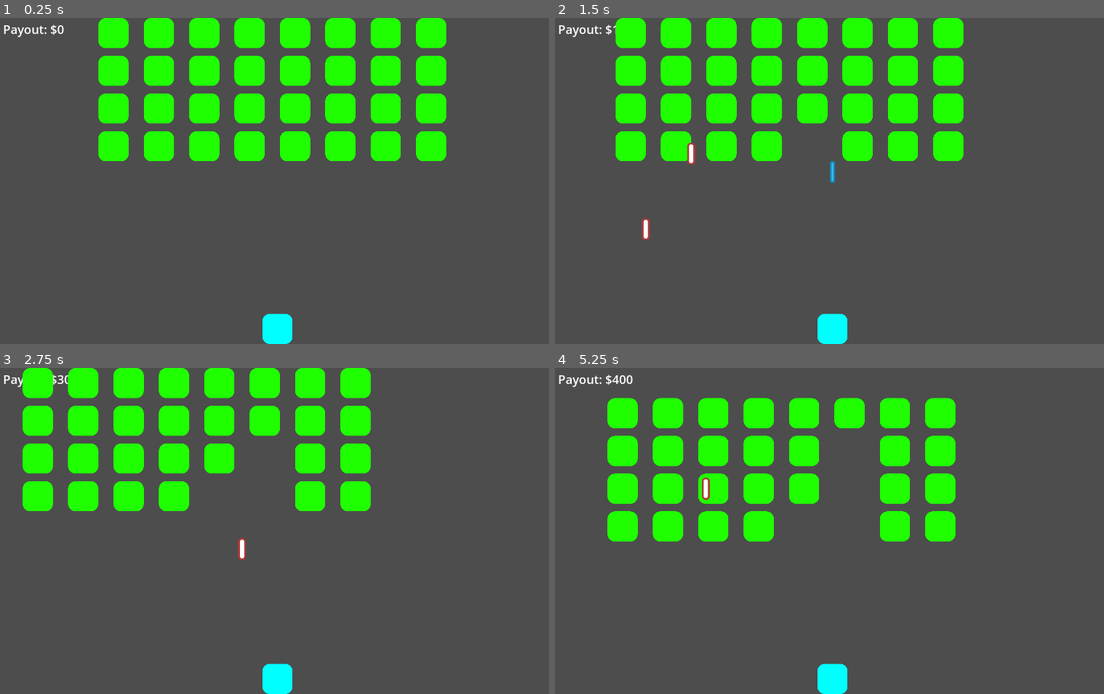
Above: before the commit, frames 1-4 (two rows, left to right).
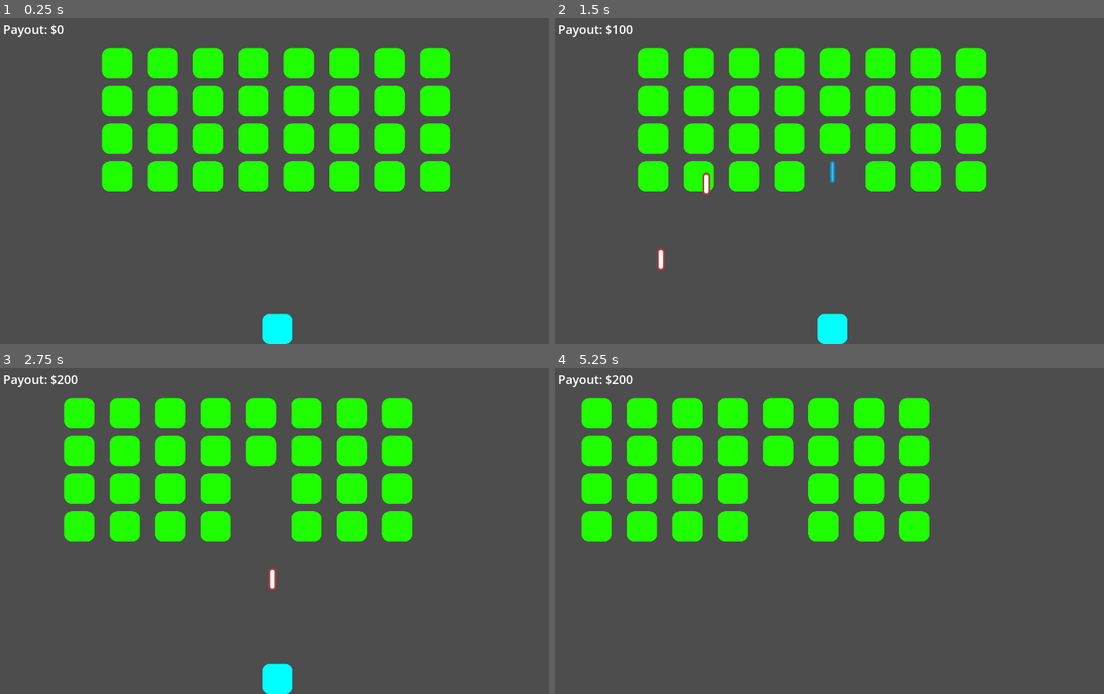
Above: after the commit, the same moments.

Repository: michael-j-coyne/space-defense
Game: Godot game, scene res://scenes/main.tscn
Two runs of this game, one before a commit and one after it. Both use one fixed random seed, a clock stepped at 60 frames per second and the inputs below.
Inputs (mouse positions are in pixels of both pictures, inside the frame that each line leads up to):
- Up to frame 1 (0.25 s): no input
- Up to frame 2 (1.5 s): tap Enter (ui_accept) at 0.5, 0.77 s; move the mouse to (972, 164) at 0.52 s; hold E (rotate_right) 0.53-1.25 s; hold Shift 0.53-1.25 s; click (972, 164) at 0.67 s; drag from (730, 197) to (834, 327) at 1.27 s
- Up to frame 3 (2.75 s): move the mouse to (345, 459) at 2.02 s; hold E (rotate_right) from 2.03 s (still down); tap Ctrl at 2.1 s
- Up to frame 4 (5.25 s): release E (rotate_right) at 2.75 s; drag from (818, 596) to (593, 384) at 2.77 s; move the mouse to (1021, 579) at 3.52 s; hold Q (rotate_left) 3.53-4.25 s; tap Alt at 3.6 s; tap Enter (ui_accept) at 3.77 s; drag from (670, 482) to (637, 413) at 4.27 s; move the mouse to (873, 531) at 5.02 s; hold Down (ui_down) from 5.03 s (still down); hold Shift from 5.03 s (still down); click (873, 531) at 5.17 s

The runs differ from the first frame. In frame 1, 16% of the frame differs, in the area x 17-82%, y 0-54%; in frame 2, 24%, in the area x 10-79%, y 0-78%; in frame 3, 18%; in frame 4, 19%.

Commit message:
Modify EnemyGrid initial pos and speed
Move grid down so that it does not obscure the score display

Reduce speed so the game lasts longer

Diff:
--- a/scenes/enemy_grid.tscn
+++ b/scenes/enemy_grid.tscn
@@ -4,6 +4,8 @@
 
 [node name="EnemyGrid" type="Node2D"]
 script = ExtResource("1_dv1ay")
+INITIAL_POSITION = Vector2(350, 100)
+SPEED = 50
 
 [node name="Timer" type="Timer" parent="."]
 autostart = true
